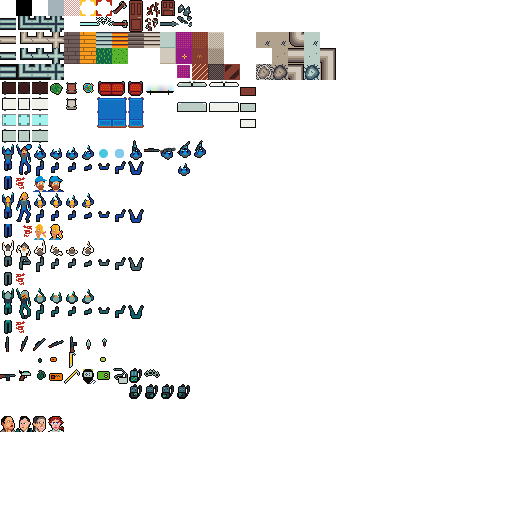
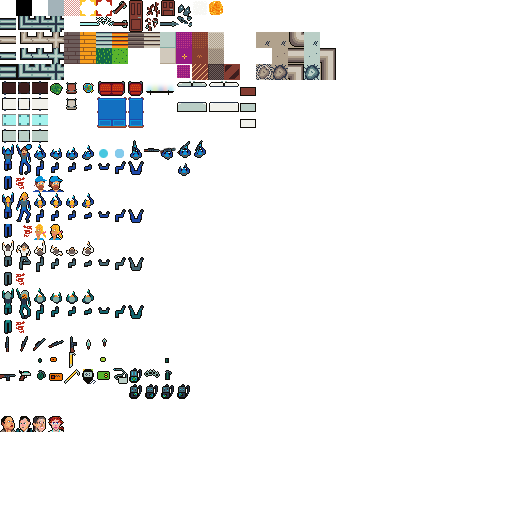
Comparing the layer stacks of the two w=512, h=512 images. Changes:
painted on "Background copy" over box(193, 1, 207, 15)
painted on "Background" over box(165, 1, 223, 380)
